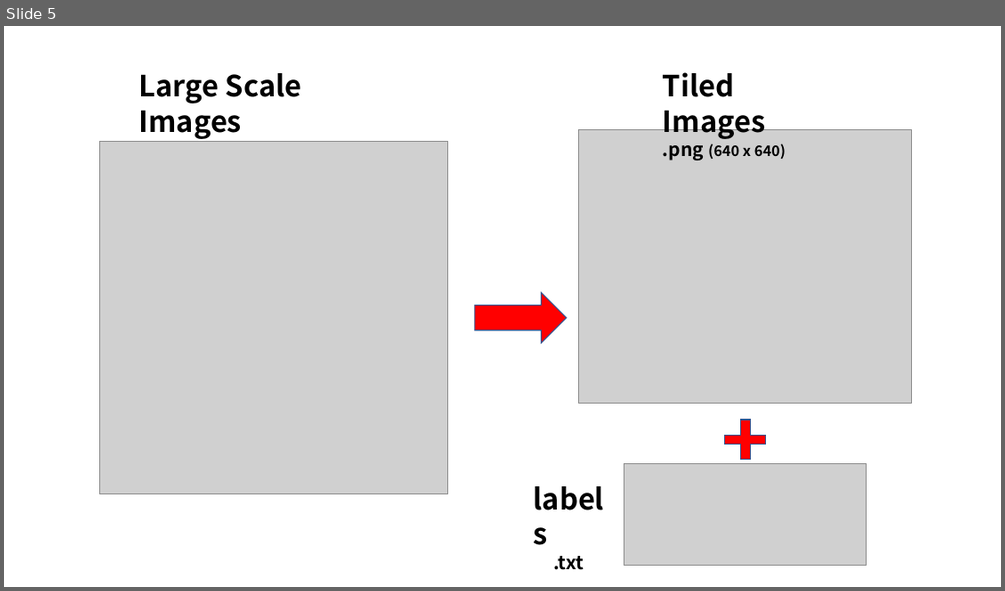
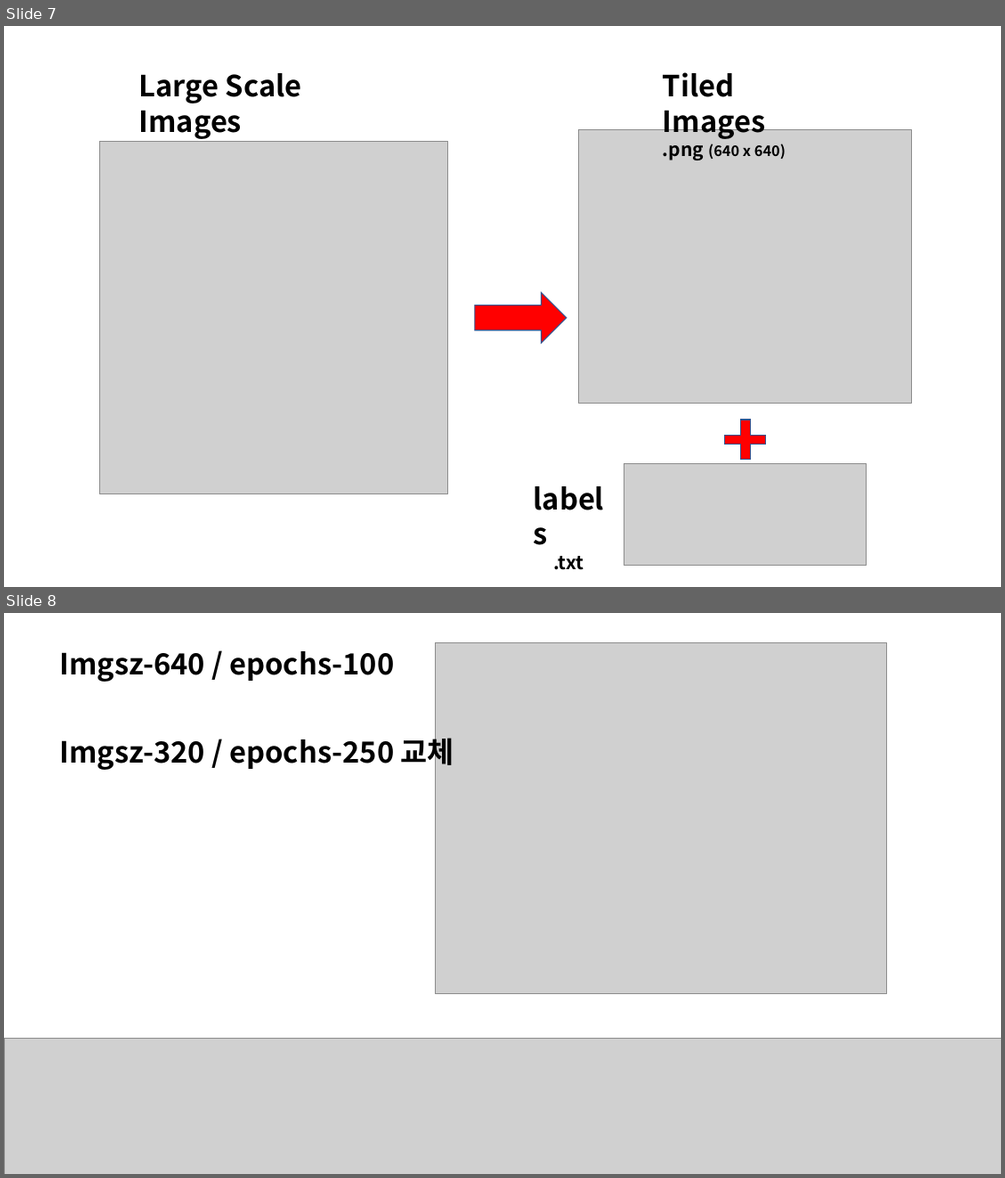
Before and after one commit to hslee4716/CCMCT, a slide deck: 발표자료/CCMCT_중간발표.pptx. Shown one above the other, each under a label of ours: slide 5 before the commit, slides 7 and 8 after it. The pictures are 1005x591 and 1005x1178 pixels, drawn with LibreOffice and Linux fonts; fonts in the diff are those of the drawing; grey boxes stand for pictures. Boxes give left, top, right and bottom in pixels: in the first picture for what was removed or moved away, otherwise in the second. Text is boxed around its words. In the diff, an @@ line names an element or a change of style, - is before the commit and + after.

```diff
--- a/발표자료/CCMCT_중간발표.pptx
+++ b/발표자료/CCMCT_중간발표.pptx
@@ slide 8 added at bbox=[4, 613, 1001, 1174], background #FFFFFF @@
@@ text added at bbox=[60, 651, 395, 682], 28 pt, text #000000, bold @@
+Imgsz-640 / epochs-100
@@ picture added at bbox=[435, 642, 886, 994] @@
@@ text added at bbox=[60, 732, 454, 770], 28 pt, text #000000, bold @@
+Imgsz-320 / epochs-250 교체
@@ picture added at bbox=[4, 1038, 1001, 1174] @@
@@ what was slide 5 is now slide 7 @@
```
Also in this commit, not shown: 4 slides changed, 4 other slides added, 40 other files.
